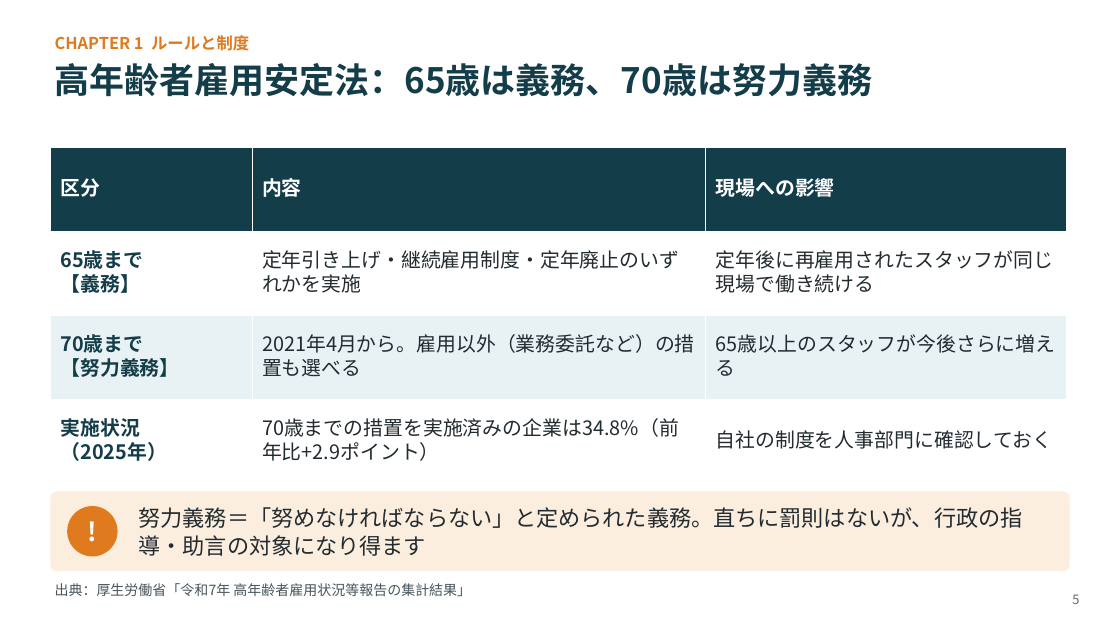
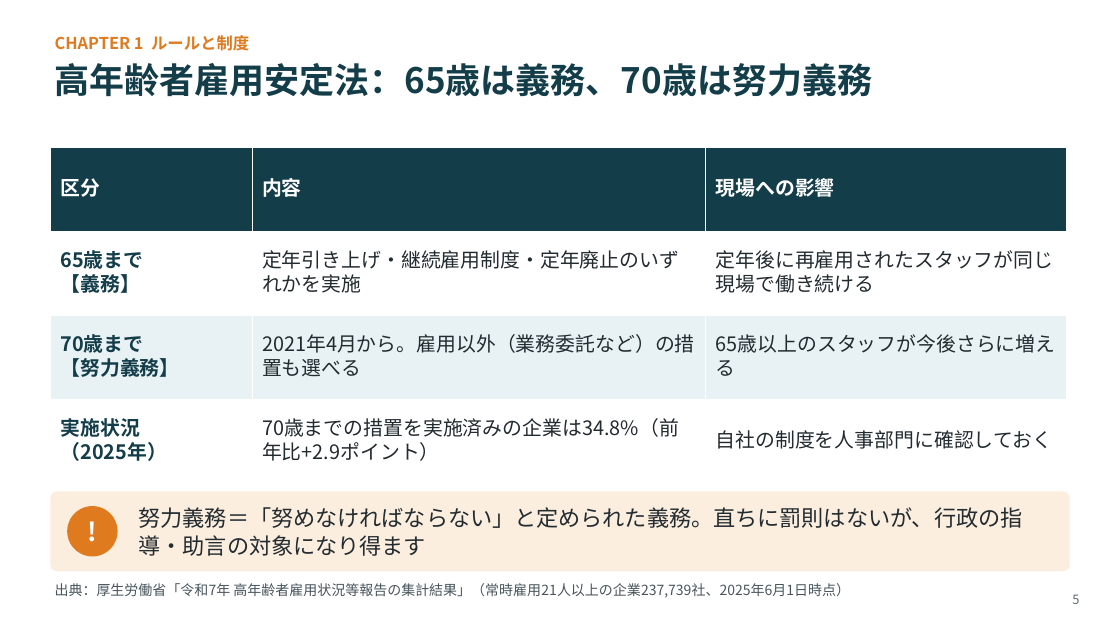
Before and after one commit to lastradezanpano/Udemy, a slide deck: slide 5 of 高齢者雇用研修/物流現場の高齢者雇用_研修スライド_v1.0.pptx. Drawn at 1120x630 pixels with LibreOffice and Linux fonts; fonts in the diff are those of the drawing. Boxes give left, top, right and bottom in pixels: in the first picture for what was removed or moved away, otherwise in the second. Text is boxed around its words. In the diff, an @@ line names an element or a change of style, - is before the commit and + after.

```diff
--- a/高齢者雇用研修/物流現場の高齢者雇用_研修スライド_v1.0.pptx
+++ b/高齢者雇用研修/物流現場の高齢者雇用_研修スライド_v1.0.pptx
@@ text at (55,583,850,598): text changed @@
-出典：厚生労働省「令和7年 高年齢者雇用状況等報告の集計結果」
+出典：厚生労働省「令和7年 高年齢者雇用状況等報告の集計結果」（常時雇用21人以上の企業237,739社、2025年6月1日時点）
```
Also in this commit, not shown: 6 other slides changed, 4 other files.
